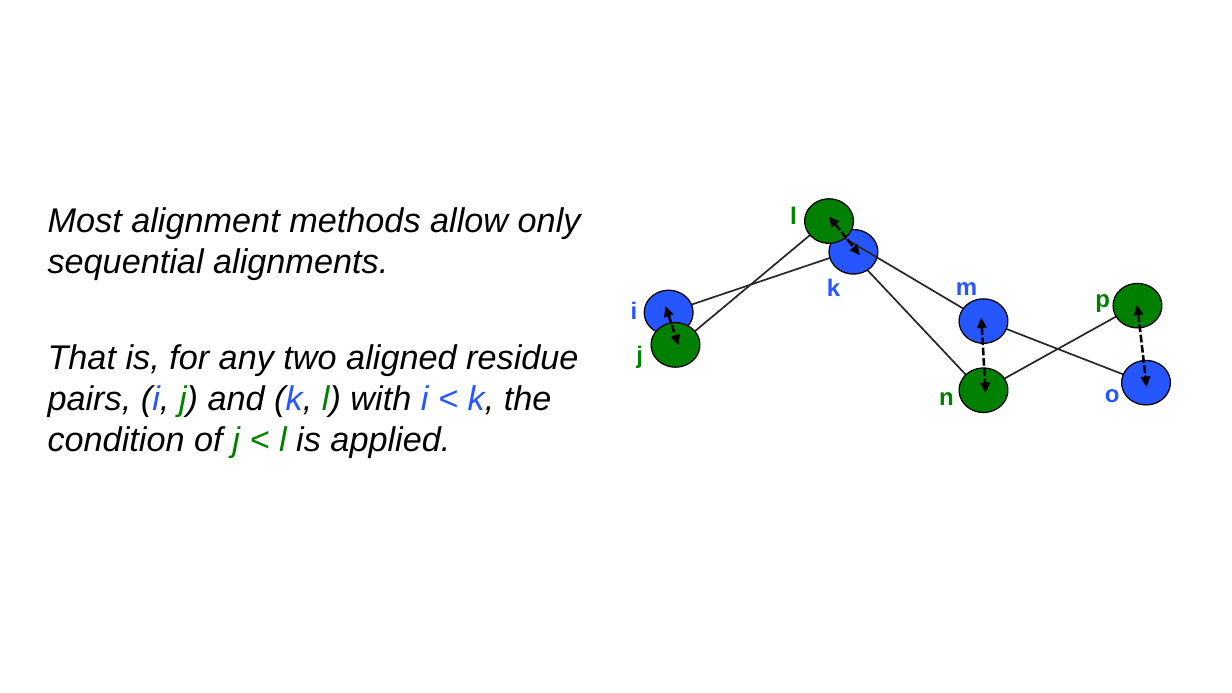
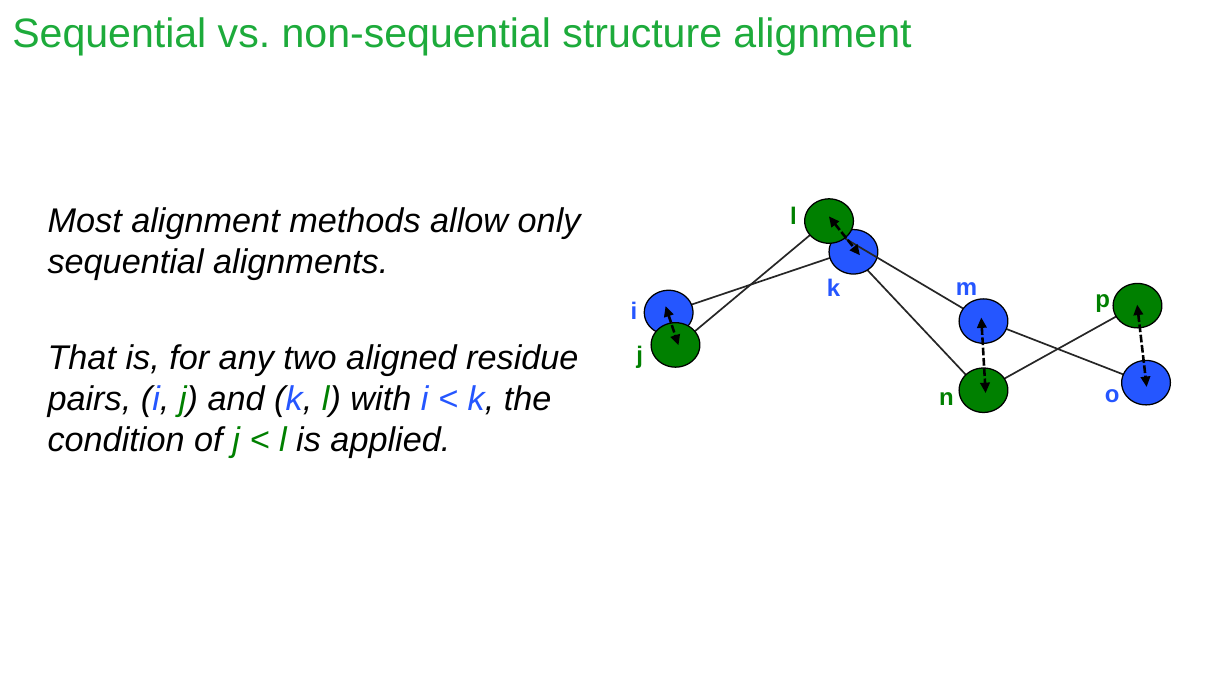
Before and after one commit to Claualvarez/ECCB2020, a slide deck: slide 10 of Slides/Superimposition.pptx (slide 11 before the commit). Drawn at 1232x693 pixels with LibreOffice and Linux fonts; fonts in the diff are those of the drawing. Boxes give left, top, right and bottom in pixels: in the first picture for what was removed or moved away, otherwise in the second. Text is boxed around its words. In the diff, an @@ line names an element or a change of style, - is before the commit and + after.

```diff
--- a/Slides/Superimposition.pptx
+++ b/Slides/Superimposition.pptx
@@ title added at (12,17,911,55), 24 pt, text #1DAB3B @@
+Sequential vs. non-sequential structure alignment
```
Also in this commit, not shown: 1 slide added, 2 slides removed.
